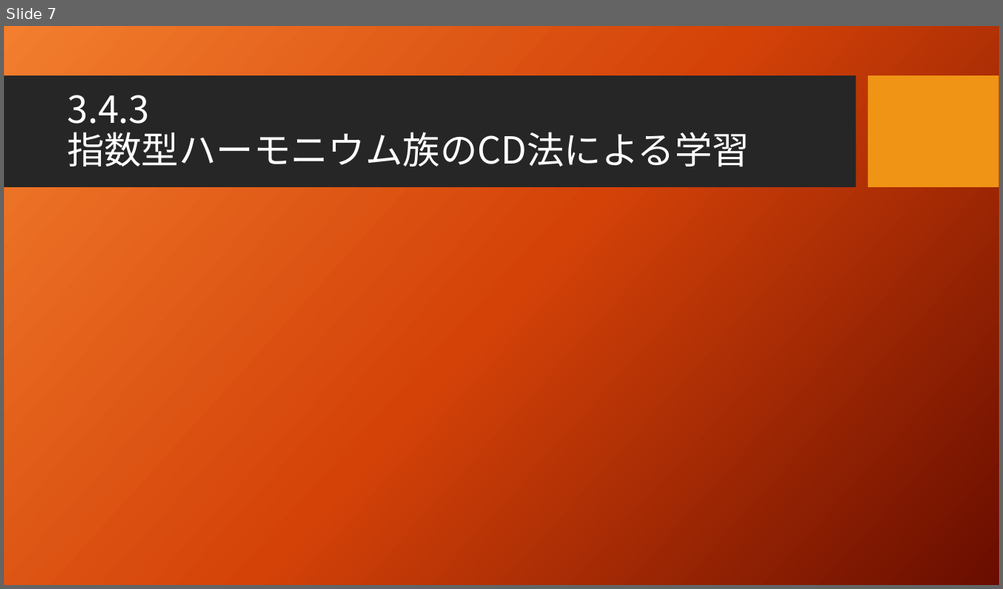
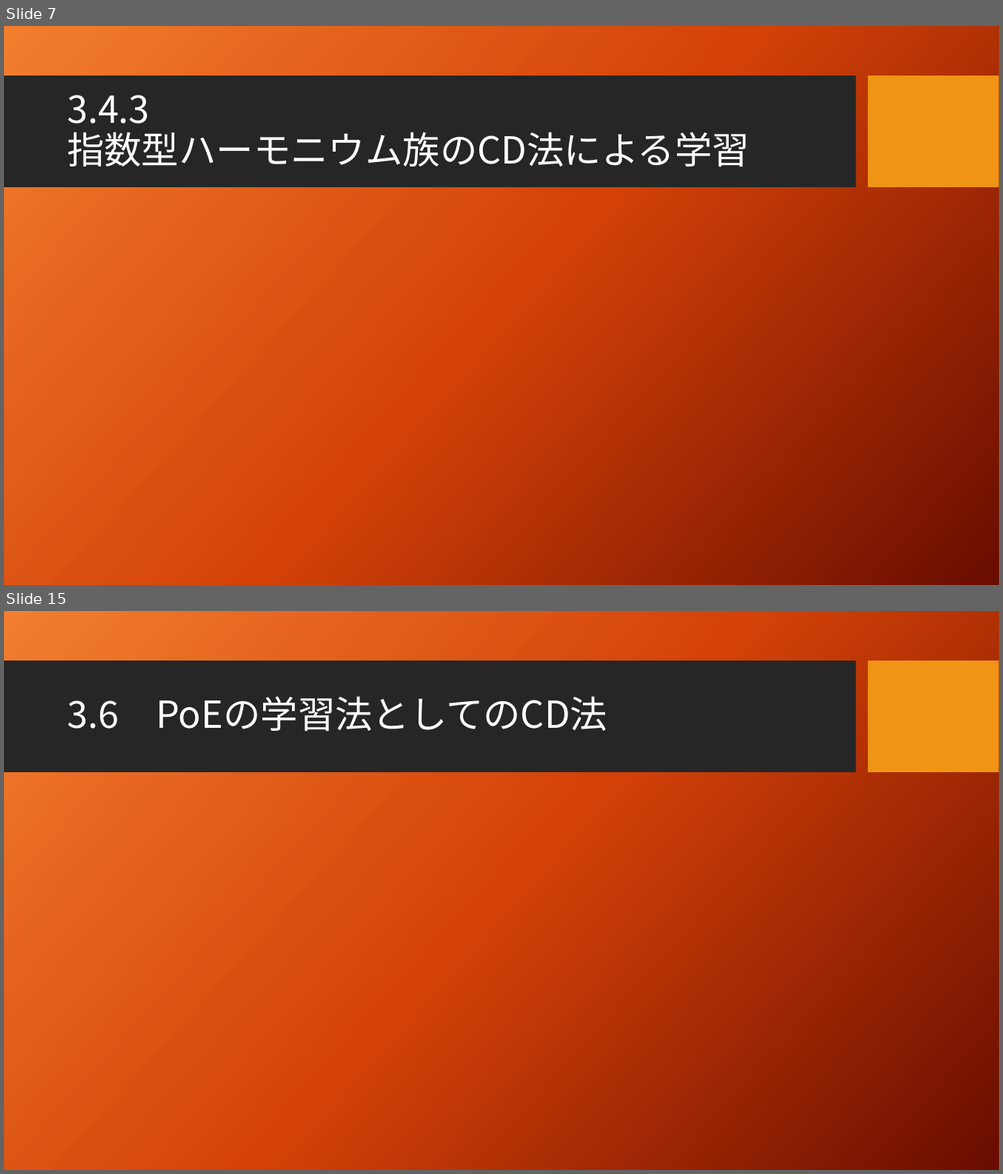
Before and after one commit to seigenji/deep_learning, a slide deck: deep_learning3.4.pptx. Shown one above the other, each under a label of ours: slide 7 before the commit, slides 7 and 15 after it; the slides between them are not shown. The pictures are 1003x589 and 1003x1174 pixels, drawn with LibreOffice and Linux fonts; fonts in the diff are those of the drawing; background and template pictures are left out. Boxes give left, top, right and bottom in pixels: in the first picture for what was removed or moved away, otherwise in the second. Text is boxed around its words. In the diff, an @@ line names an element or a change of style, - is before the commit and + after.

```diff
--- a/deep_learning3.4.pptx
+++ b/deep_learning3.4.pptx
@@ slide 15 added at bbox=[4, 611, 999, 1170], background picture (left out); not listed: 2 template elements that a slide beside it also shows @@
@@ title added at bbox=[67, 696, 607, 731], 36 pt, text #FFFFFF @@
+3.6 PoEの学習法としてのCD法
```
Also in this commit, not shown: 3 slides changed, 7 other slides added.
